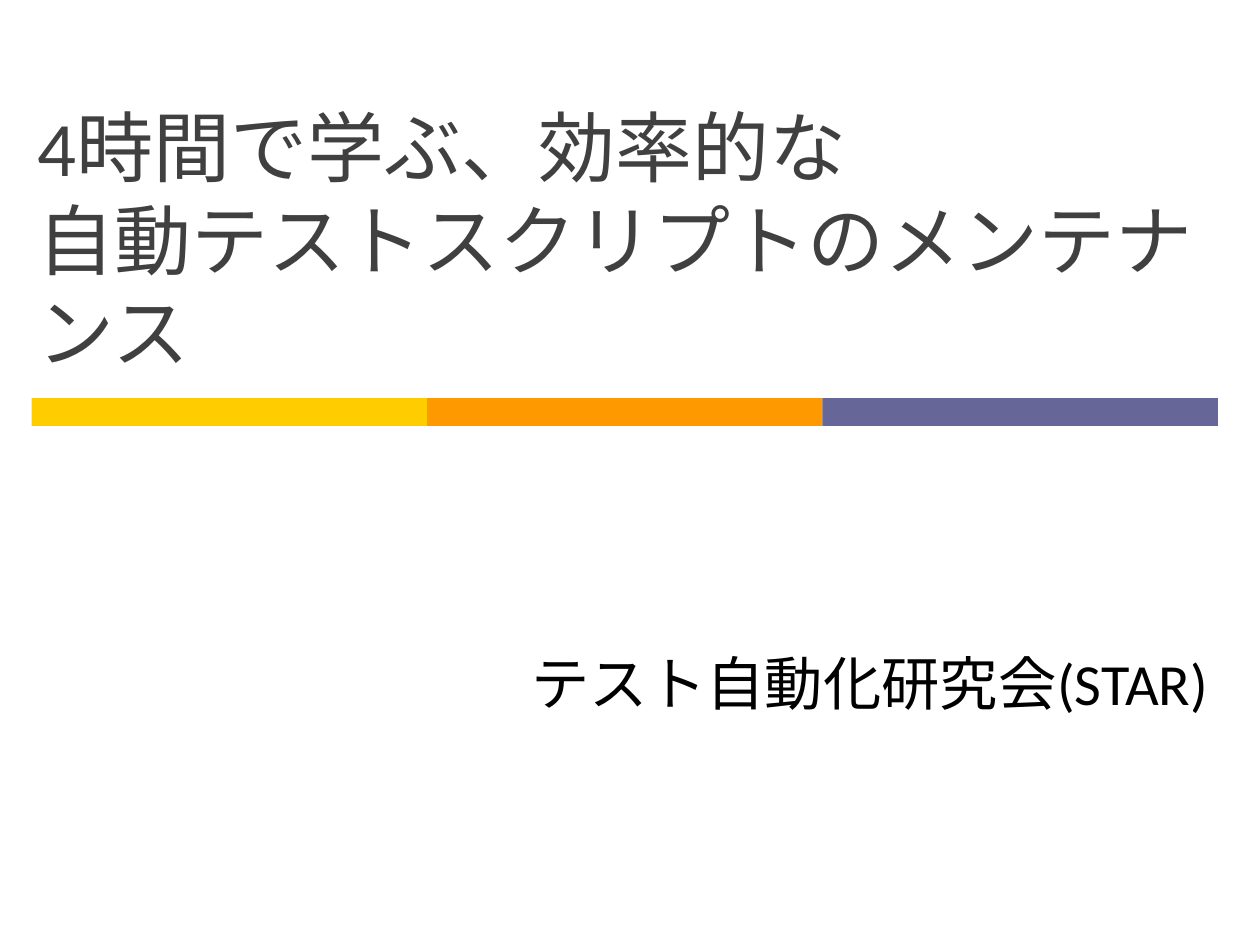
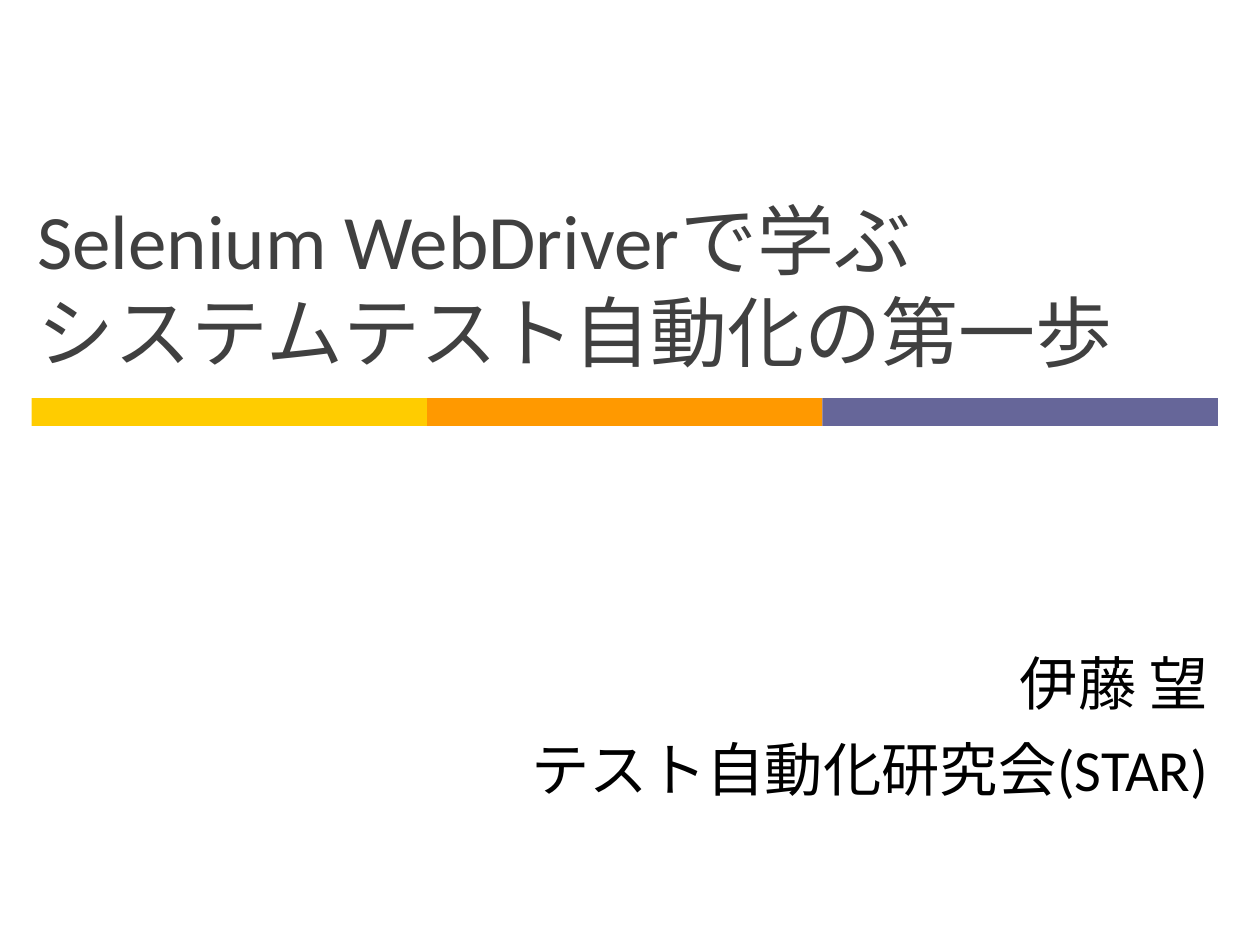
Before and after one commit to SoftwareTestAutomationResearch/STARHOTEL-Teaching-Materials-Simple, a slide deck: slide 1 of teacher/Slide.ppt. Drawn at 1260x945 pixels with LibreOffice and Linux fonts; fonts in the diff are those of the drawing. Boxes give left, top, right and bottom in pixels: in the first picture for what was removed or moved away, otherwise in the second. Text is boxed around its words. In the diff, an @@ line names an element or a change of style, - is before the commit and + after.

```diff
--- a/teacher/Slide.ppt
+++ b/teacher/Slide.ppt
@@ title at <box>37,205,1113,368</box>: text changed @@
-4時間で学ぶ、効率的な
-自動テストスクリプトのメンテナンス
+Selenium WebDriverで学ぶ
+システムテスト自動化の第一歩
@@ text at <box>1020,656,1208,710</box>: paragraph added @@
+伊藤 望
```
Also in this commit, not shown: 14 other slides changed, 3 slides added, 40 slides removed, 3 other files.
